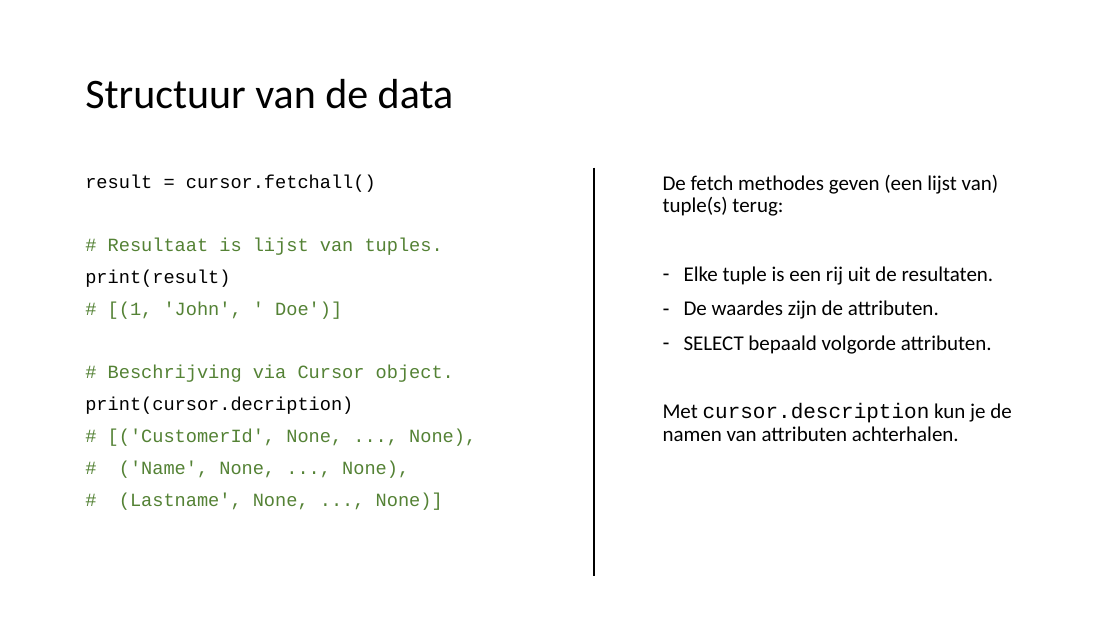
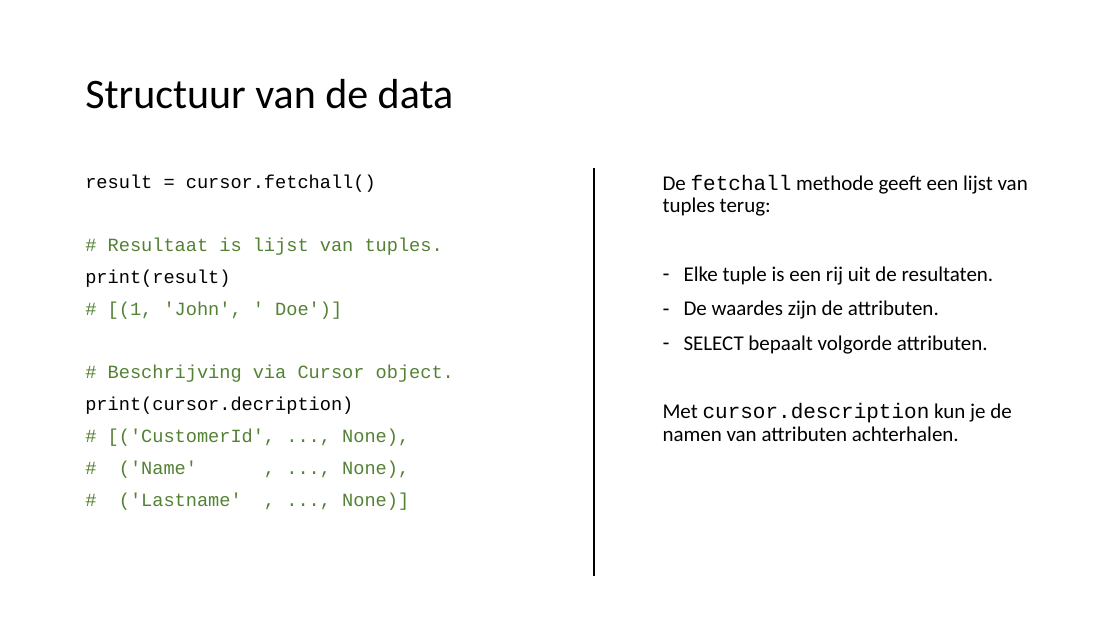
Before and after one commit to LFKoning/knowledge-sharing, a slide deck: slide 23 of sql_course/3_python/3_python.pptx (slide 22 before the commit). Drawn at 1120x630 pixels with LibreOffice and Linux fonts; fonts in the diff are those of the drawing. Boxes give left, top, right and bottom in pixels: in the first picture for what was removed or moved away, otherwise in the second. Text is boxed around its words. In the diff, an @@ line names an element or a change of style, - is before the commit and + after.

```diff
--- a/sql_course/3_python/3_python.pptx
+++ b/sql_course/3_python/3_python.pptx
@@ text at (663, 175, 1028, 216): text changed @@
-De fetch methodes geven (een lijst van) tuple(s) terug:
+De fetchall methode geeft een lijst van tuples terug:
@@ text at (684, 335, 988, 354): text changed @@
-– SELECT bepaald volgorde attributen.
+– SELECT bepaalt volgorde attributen.
@@ text at (108, 429, 409, 510): text changed @@
-# [('CustomerId', None, ..., None),
-# ('Name', None, ..., None),
-# (Lastname', None, ..., None)]
+# [('CustomerId', ..., None),
+# ('Name' , ..., None),
+# ('Lastname' , ..., None)]
```
Also in this commit, not shown: 23 other slides changed, 5 slides added, 1 slide removed, 11 other files.
